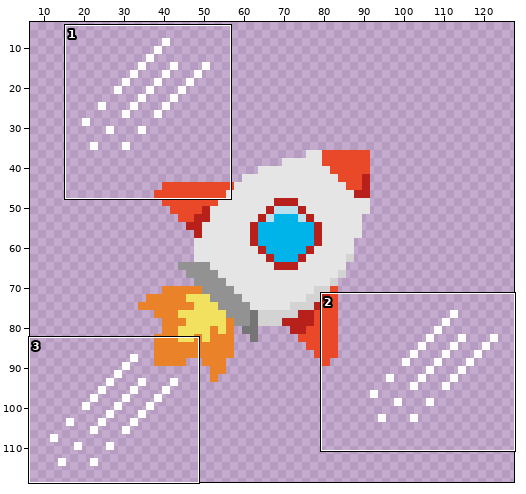
Animated GIF sprite: 220723_2.gif. The picture above shows the old version from afar; the outline marks the close-up.
Close-up. Before the edit:
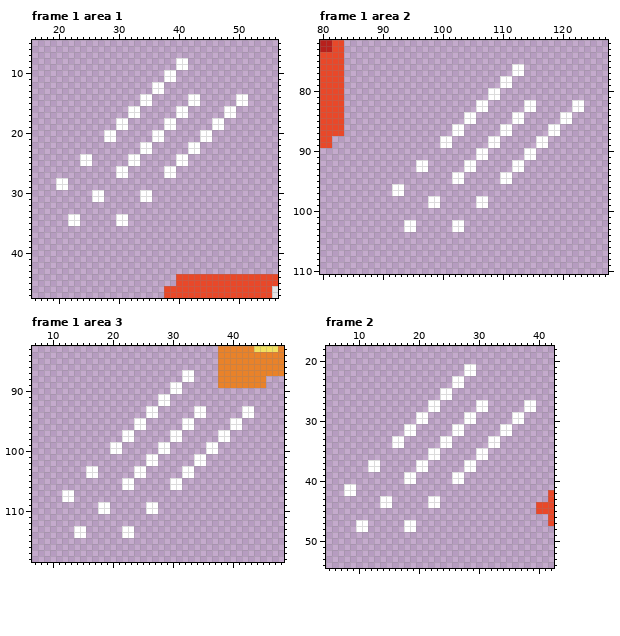
The file is 128x128 pixels, 2 frames. Shown: frame 1 area 1: x 16..56, y 5..47; frame 1 area 2: x 80..127, y 72..110; frame 1 area 3: x 7..48, y 83..118; frame 2: x 5..42, y 18..54. The wide view leaves out empty margins. The commit also changed other frames or places, which this record leaves out.
After the commit:
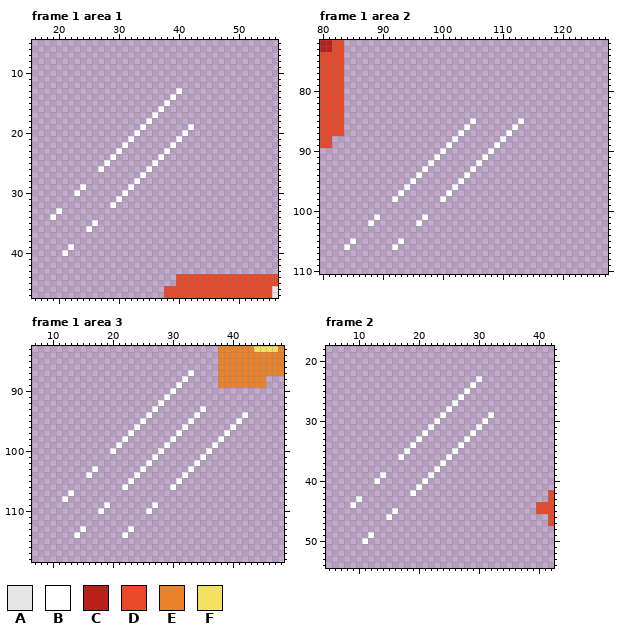
Palette (. is transparent): A #e5e5e6  B #ffffff  C #b8201c  D #e94829  E #e98229  F #f2e15f
From old to new:
Changed rows in their new state; - is an unchanged pixel.
Frame 1 area 1:
first column x 19:
 8 ---------------------..----------
 9 ---------------------..----------
10 -------------------..------------
11 -------------------..------------
12 -----------------..--------------
13 -----------------..--B-----------
14 ---------------..---B--..------..
15 ---------------..--B---..------..
16 -------------..---B--..------..--
17 -------------..--B---..------..--
18 -----------..---B--..------..----
19 -----------..--B---..--B---..----
20 ---------..---B--..---B--..------
21 ---------..--B---..--B---..------
22 ------------B--..---B--..--------
23 -----------B---..--B---..--------
24 -----..---B--..---B--..----------
25 -----..--B---..--B---..----------
26 --------B--..---B--..------------
27 -----------..--B---..------------
28 -..-----------B------------------
29 -..--B-------B-------------------
30 ----B--..---B--..----------------
31 -------..--B---..----------------
32 ----------B----------------------
33 -B-------------------------------
34 B--..------..--------------------
35 ---..--B---..--------------------
36 ------B--------------------------
39 ---B-----------------------------
40 --B------------------------------
Frame 1 area 2:
first column x 84:
 76 ----------------------------..----------
 77 ----------------------------..----------
 78 --------------------------..------------
 79 --------------------------..------------
 80 ------------------------..--------------
 81 ------------------------..--------------
 82 ----------------------..------..------..
 83 ----------------------..------..------..
 84 --------------------..------..------..--
 85 --------------------.-------.-------..--
 86 ------------------..B-----..B-----..----
 87 ------------------.-------.-------..----
 88 ----------------..B-----..B-----..------
 89 ----------------.-------.-------..------
 90 ----------------B-----..B-----..--------
 91 ---------------B------.-------..--------
 92 ------------..B-----..B-----..----------
 93 ------------.-------.-------..----------
 94 ------------B-----..B-----..------------
 95 -----------B------.-------..------------
 96 --------..B-------B---------------------
 97 --------.--------B----------------------
 98 --------B-----..B-----..----------------
 99 --------------..------..----------------
101 -----B-------B--------------------------
102 ----B-----..B-----..--------------------
103 ----------..------..--------------------
105 -B-------B------------------------------
106 B-------B-------------------------------
Frame 1 area 3:
first column x 12:
 87 --------------------.-----------
 88 ---------------------.----------
 89 ------------------.-------------
 90 -------------------.------------
 91 ----------------.---------------
 92 -----------------.--------------
 93 --------------.-------.-------..
 94 ---------------.-------.-------.
 95 ------------.-------.-------.---
 96 -------------.-------.-------.--
 97 ----------.-------.-------.-----
 98 -----------.-------.-------.----
 99 --------.-------.-------.-------
100 ---------.-------.-------.------
101 --------------.-------.---------
102 ---------------.-------.--------
103 ----.-------.-------.-----------
104 -----.-------.-------.----------
105 ----------.-------.-------------
106 -----------.-------.------------
107 .-------------------------------
108 -.------------------------------
109 ------.-------.-----------------
110 -------.-------.----------------
113 --.-------.---------------------
114 ---.-------.--------------------
Frame 2:
first column x 8:
21 --------------------..----------
22 --------------------..----------
23 ------------------..--B---------
24 ------------------..-B----------
25 ----------------..--B-----------
26 ----------------..-B------------
27 --------------..--B---..------..
28 --------------..-B----..------..
29 ------------..--B---..--B---..--
30 ------------..-B----..-B----..--
31 ----------..--B---..--B---..----
32 ----------..-B----..-B----..----
33 --------..--B---..--B---..------
34 --------..-B----..-B----..------
35 ----------B---..--B---..--------
36 ---------B----..-B----..--------
37 ----..------..--B---..----------
38 ----..------..-B----..----------
39 ------B---..--B---..------------
40 -----B----..-B----..------------
41 ..----------B-------------------
42 ..---------B--------------------
43 --B---..------..----------------
44 -B----..------..----------------
45 --------B-----------------------
46 -------B------------------------
47 --..------..--------------------
48 --..------..--------------------
49 ----B---------------------------
50 ---B----------------------------
Where, in picture pixels (left, top, right, bottom), the same in both close-ups:
changed: (50, 58, 248, 256)
changed: (344, 64, 584, 250)
erased: (62, 370, 254, 538)
changed: (344, 364, 536, 544)
